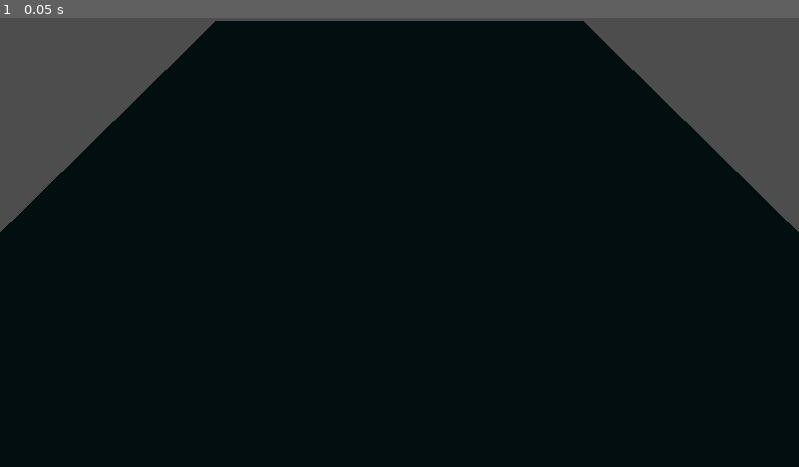
Above: before the commit, frame 1.
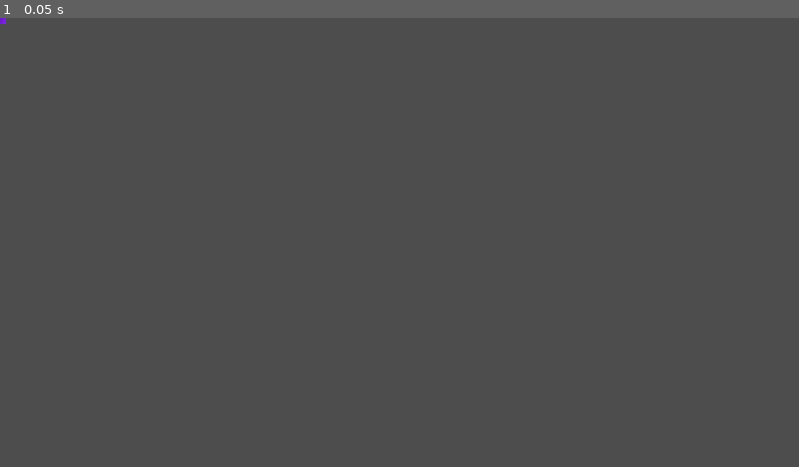
Above: after the commit, the same moment.

Repository: M-E-7/mob-fighter
Game: Godot game, scene res://Entities/Player/player.tscn
Same seed, same stepped clock (60 frames per second), same inputs: the game is played once before the commit and once after it. Before the commit the project starts from res://Levels/basic_level.tscn.
Inputs:
- Up to frame 1 (0.05 s): no input

The runs differ from the first frame. In frame 1, 87% of the frame differs, in the area x 0-100%, y 0-100%.

Commit message:
convert to 2d

Diff:
--- /dev/null
+++ b/Entities/Player/player.tscn
@@ -0,0 +1,16 @@
+[gd_scene format=3 uid="uid://cib5unlpojl15"]
+
+[ext_resource type="Texture2D" uid="uid://dljtw1vf7hbi3" path="res://Entities/Player/purpleTexture.png" id="1_mv1ah"]
+
+[sub_resource type="RectangleShape2D" id="RectangleShape2D_mv1ah"]
+size = Vector2(18, 18)
+
+[node name="Player" type="CharacterBody2D" unique_id=1517977448]
+
+[node name="CollisionShape2D" type="CollisionShape2D" parent="." unique_id=1985241145]
+shape = SubResource("RectangleShape2D_mv1ah")
+
+[node name="Sprite2D" type="Sprite2D" parent="." unique_id=386316919]
+position = Vector2(0, 4.2351647e-22)
+scale = Vector2(0.08333333, 0.07011069)
+texture = ExtResource("1_mv1ah")
--- a/Levels/basic_level.tscn
+++ b/Levels/basic_level.tscn
@@ -1,29 +1,9 @@
-[gd_scene format=3 uid="uid://bcwbd667tgkwx"]
+[gd_scene format=3 uid="uid://dool6hlp52g0r"]
 
-[ext_resource type="Script" uid="uid://bcs4c88ig4l84" path="res://node_3d.gd" id="1_fji1c"]
+[ext_resource type="PackedScene" uid="uid://cib5unlpojl15" path="res://Entities/Player/player.tscn" id="1_fji1c"]
 
-[sub_resource type="Environment" id="Environment_fji1c"]
-ambient_light_color = Color(1, 1, 1, 1)
-ambient_light_energy = 1.5
+[node name="BasicLevel" type="Node2D" unique_id=1745901464]
 
-[sub_resource type="StandardMaterial3D" id="StandardMaterial3D_fji1c"]
-albedo_color = Color(0.13725491, 0.27058825, 0.28235295, 1)
+[node name="Player" parent="." unique_id=1517977448 instance=ExtResource("1_fji1c")]
 
-[sub_resource type="BoxMesh" id="BoxMesh_fji1c"]
-material = SubResource("StandardMaterial3D_fji1c")
-size = Vector3(50, 1, 50)
-
-[node name="BasicLevel" type="Node3D" unique_id=287112525]
-script = ExtResource("1_fji1c")
-
-[node name="WorldEnvironment" type="WorldEnvironment" parent="." unique_id=734688078]
-environment = SubResource("Environment_fji1c")
-
-[node name="Ground" type="MeshInstance3D" parent="." unique_id=1043786028]
-mesh = SubResource("BoxMesh_fji1c")
-
-[node name="CollisionShape3D" type="CollisionShape3D" parent="Ground" unique_id=1793405721]
-transform = Transform3D(50, 0, 0, 0, 1, 0, 0, 0, 50, 0, 0, 0)
-
-[node name="Camera3D" type="Camera3D" parent="." unique_id=719044447]
-transform = Transform3D(1, 0, 0, 0, 0.5889285, 0.80818534, 0, -0.80818534, 0.5889285, 0, 14.939307, 23)
+[node name="Camera2D" type="Camera2D" parent="." unique_id=1348273924]
--- a/node_3d.gd
+++ /dev/null
@@ -1 +0,0 @@
-extends Node3D
--- a/project.godot
+++ b/project.godot
@@ -11,7 +11,7 @@
 [application]
 
 config/name="MobFighter"
-run/main_scene="uid://bcwbd667tgkwx"
+run/main_scene="uid://cib5unlpojl15"
 config/features=PackedStringArray("4.6", "Forward Plus")
 config/icon="res://icon.svg"
 
Binary file added: Entities/Player/purpleTexture.png
Not shown, added: Entities/Player/purpleTexture.png.import
Not shown, removed: node_3d.gd.uid
